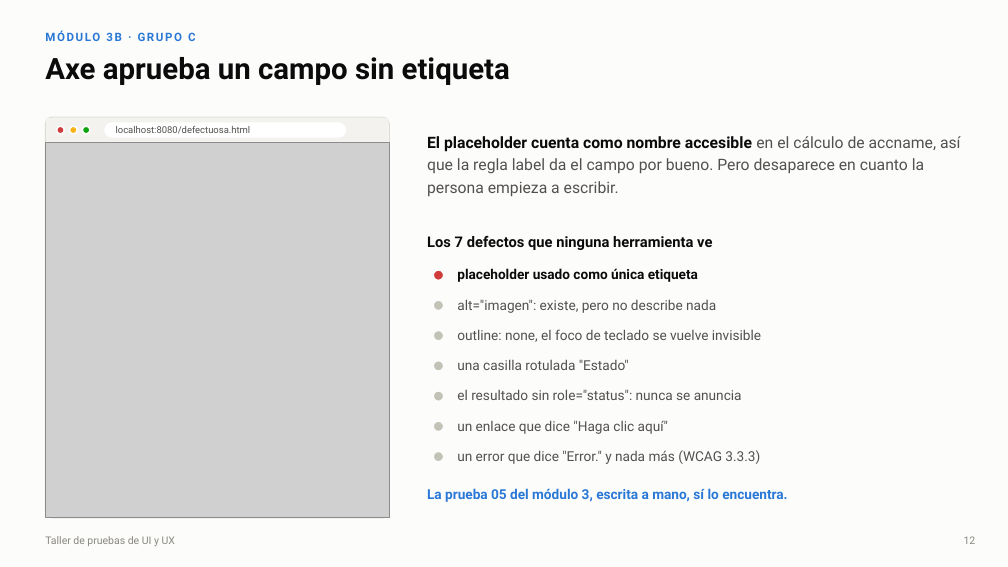
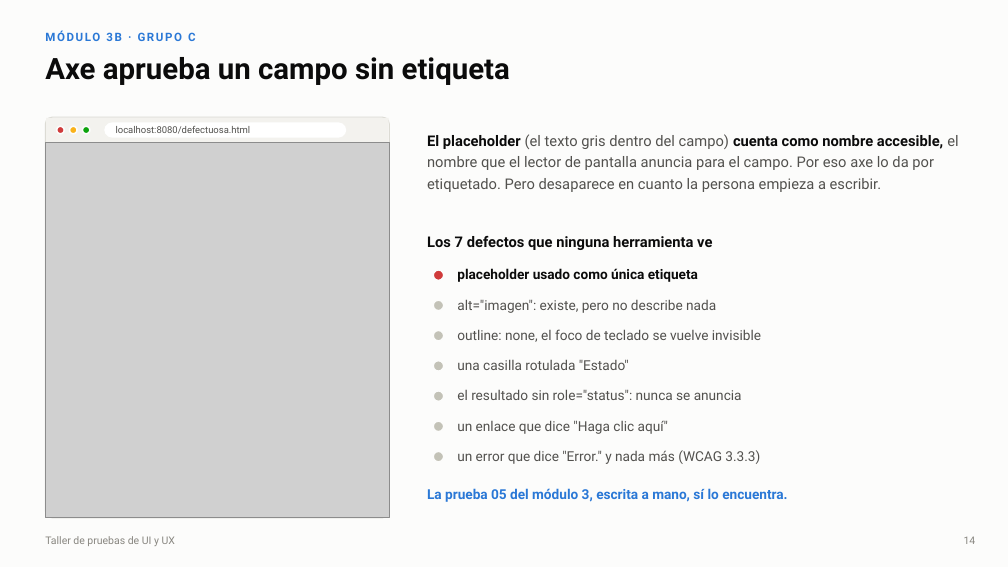
Before and after one commit to CesarAVegaF312/TYVS-Taller_Pruebas_de_UX, a slide deck: slide 14 of Pruebas de UI y UX.pptx (slide 12 before the commit). Drawn at 1008x567 pixels with LibreOffice and Linux fonts; fonts in the diff are those of the drawing; grey boxes stand for pictures. Boxes give left, top, right and bottom in pixels: in the first picture for what was removed or moved away, otherwise in the second. Text is boxed around its words. In the diff, an @@ line names an element or a change of style, - is before the commit and + after.

Commit message:
Presentacion: explica las herramientas y los terminos antes de usarlos
- Diapositiva nueva sobre Playwright antes del primer codigo: que es, que es
  page, como corre npm test (webServer) y la prueba 01 real del modulo 1, con
  un glosario de test, localizador y asercion.
- Diapositiva nueva sobre axe antes de hablar de sus limites, con la salida
  real de axe 4.13.0 sobre defectuosa.html, y una franja que explica WCAG,
  sus niveles y como se leen las etiquetas (wcag21aa).
- Definiciones en su propia diapositiva: E2E, role="status" y el lector de
  pantalla, --repeat-each y workers, defectuosa.html, las reglas de axe en
  espanol, la categoria best-practice, el placeholder sin la jerga accname,
  referencias, diff y CI, el mecanismo de los sabotajes (pruebas de mutacion)
  y los terminos de Selenium.
- construir.py acepta una ruta de salida, para regenerar aunque el .pptx
  este abierto en PowerPoint.

```diff
--- a/Pruebas de UI y UX.pptx
+++ b/Pruebas de UI y UX.pptx
@@ text at <box>427,134,958,192</box>: text changed; size 15 to 14 pt @@
-El placeholder cuenta como nombre accesible en el cálculo de accname, así que la regla label da el campo por bueno. Pero desaparece en cuanto la persona empieza a escribir.
+El placeholder (el texto gris dentro del campo) cuenta como nombre accesible, el nombre que el lector de pantalla anuncia para el campo. Por eso axe lo da por etiquetado. Pero desaparece en cuanto la persona empieza a escribir.
@@ text at <box>964,536,976,544</box>: text changed @@
-12
+14
```
Also in this commit, not shown: 18 other slides changed, 2 slides added, 1 other file.
